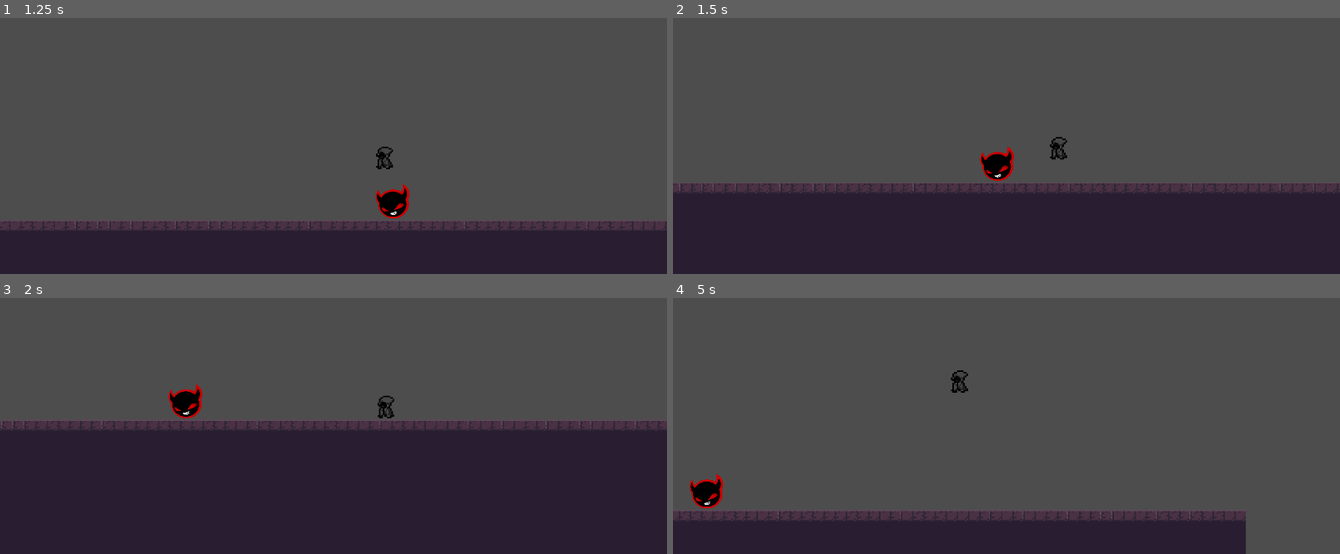
Above: before the commit, frames 1-4 (two rows, left to right).
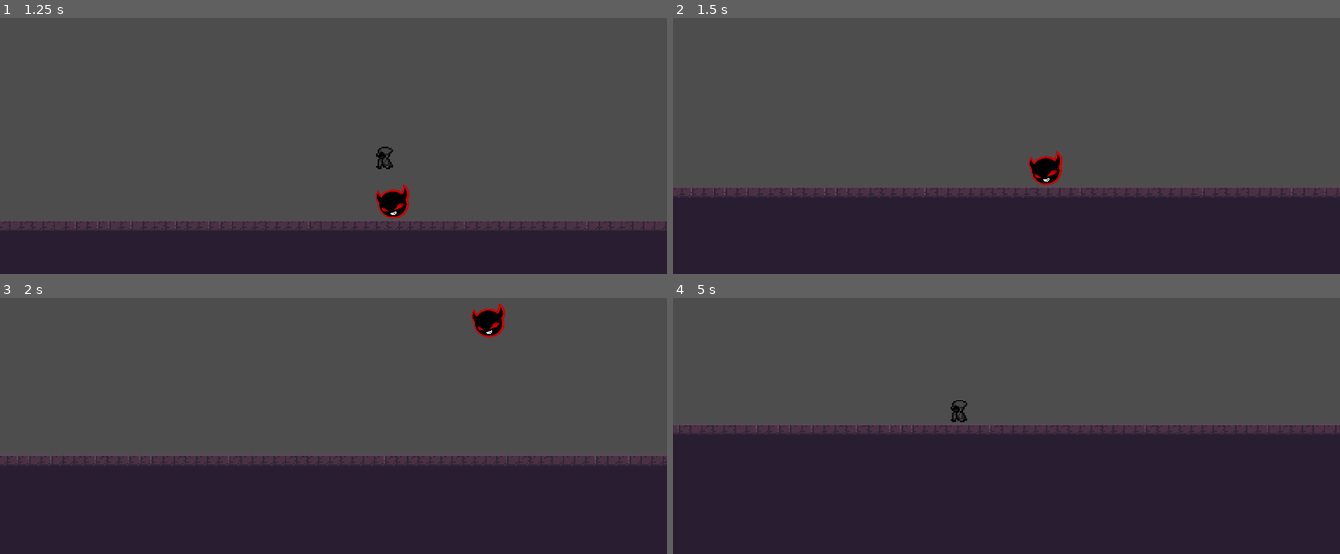
Above: after the commit, the same moments.

Repository: ShaderHex/Possessed-soul
Game: Godot game, scene res://scene/level1.tscn
The game is run twice, just before and just after one commit, with the same random seed, the same clock (stepped at 60 frames per second) and the same inputs.
Inputs:
- Up to frame 1 (1.25 s): tap Enter (ui_accept) at 0.5, 0.77 s; hold Right (ui_right) from 0.53 s (still down); tap P (possess) at 0.6 s
- Up to frame 2 (1.5 s): keep holding Right (ui_right); tap P (possess) at 1.35 s
- Up to frame 3 (2 s): keep holding Right (ui_right); tap Enter (ui_accept) at 1.52 s
- Up to frame 4 (5 s): release Right (ui_right) at 2.03 s; hold Left (ui_left) 2.03-2.78 s; tap P (possess) every 0.75 s from 2.1 to 4.35 s; hold Right (ui_right) 2.78-4.28 s; tap Enter (ui_accept) at 3.02, 3.77, 4.52 s; hold Left (ui_left) from 4.28 s (still down)

Frame 1 is identical in both runs. In frame 2, 3.6% of the frame differs, in the area x 0-100%, y 46-71%; in frame 3, 17%; in frame 4, 38%, in the area x 0-100%, y 28-100%.

Commit message:
Possession system is now working
Also unpossesstion

Diff:
--- a/Enemy/enemy.gd
+++ b/Enemy/enemy.gd
@@ -26,6 +26,8 @@
 
 	move_and_slide()
 
+
+
 func _on_enemy_area_entered(area: Area2D):
 	if area.is_in_group("player"):
 		player = area.get_parent()
--- a/Enemy/enemy.tscn
+++ b/Enemy/enemy.tscn
@@ -9,7 +9,7 @@
 [sub_resource type="CircleShape2D" id="CircleShape2D_am0pq"]
 radius = 85.1469
 
-[node name="Enemy" type="CharacterBody2D"]
+[node name="Enemy" type="CharacterBody2D" groups=["enemy"]]
 script = ExtResource("1_px1sc")
 
 [node name="Sprite2D" type="Sprite2D" parent="."]
--- a/player/player.gd
+++ b/player/player.gd
@@ -9,10 +9,10 @@
 const GRAVITY = 980
 
 @onready var player_area = $player_area
+@onready var collision_shape_2d = $CollisionShape2D
 
 func _ready():
 	original_script = self.get_script()
-
 	if player_area:
 		player_area.connect("area_entered", _on_player_area_entered)
 		player_area.connect("area_exited", _on_player_area_exited)
@@ -20,24 +20,20 @@
 	else:
 		printerr("PlayerArea node is missing!")
 
-
 func _physics_process(delta):
 	if is_possessed:
 		if enemy == null:
+			print("Enemy is null in physics process while possessed")
 			return
-
 		if not enemy.is_on_floor():
 			enemy.velocity.y += GRAVITY * delta
-
 		if Input.is_action_just_pressed("ui_accept") and enemy.is_on_floor():
 			enemy.velocity.y = JUMP_VELOCITY
-
 		var direction = Input.get_axis("ui_left", "ui_right")
 		if direction:
 			enemy.velocity.x = direction * SPEED
 		else:
 			enemy.velocity.x = move_toward(enemy.velocity.x, 0, SPEED)
-
 		enemy.move_and_slide()
 	else:
 		var direction = Input.get_axis("ui_left", "ui_right")
@@ -45,23 +41,27 @@
 			velocity.x = direction * SPEED
 		else:
 			velocity.x = move_toward(velocity.x, 0, SPEED)
-
 		if not is_on_floor():
 			velocity.y += GRAVITY * delta
-
 		if Input.is_action_just_pressed("ui_accept") and is_on_floor():
 			velocity.y = JUMP_VELOCITY
-
 		move_and_slide()
 
 func _on_player_area_entered(area: Area2D):
+	var parent = area.get_parent()
 	print("Area entered:", area.name)
-	if area.is_in_group("enemy"):
-		enemy = area.get_parent()
+	print("Area groups:", area.get_groups())
+	print("Parent node:", parent.name, "groups:", parent.get_groups())
+
+	if parent.is_in_group("enemy"):
+		enemy = parent
 		print("Enemy detected:", enemy.name)
+	else:
+		print("Parent is not in 'enemy' group!")
 
 
 func _on_player_area_exited(area: Area2D):
+	print("Area exited:", area.name, "for enemy:", enemy if enemy else "none")
 	if area.is_in_group("enemy") and area.get_parent() == enemy:
 		enemy = null
 		print("Enemy left player's area")
@@ -69,9 +69,12 @@
 func _input(event):
 	if Input.is_action_just_pressed("possess"):
 		print("P pressed! Enemy is null:", enemy == null)
-		if enemy != null:
-			print("Attempting possession...")
-			possess_enemy()
+		if !is_possessed:
+			if enemy != null:
+				print("Attempting possession...")
+				possess_enemy()
+		else:
+			unpossess_enemy()
 
 
 func possess_enemy():
@@ -79,11 +82,13 @@
 		print("Possessing enemy:", enemy.name)
 		is_possessed = true
 		hide()
+		get_node("CollisionShape2D").disabled = true
 		enemy.is_possessed = true
 
 func unpossess_enemy():
 	if enemy:
 		is_possessed = false
 		show()
+		get_node("CollisionShape2D").disabled = false
 		enemy.is_possessed = false
 		enemy = null
